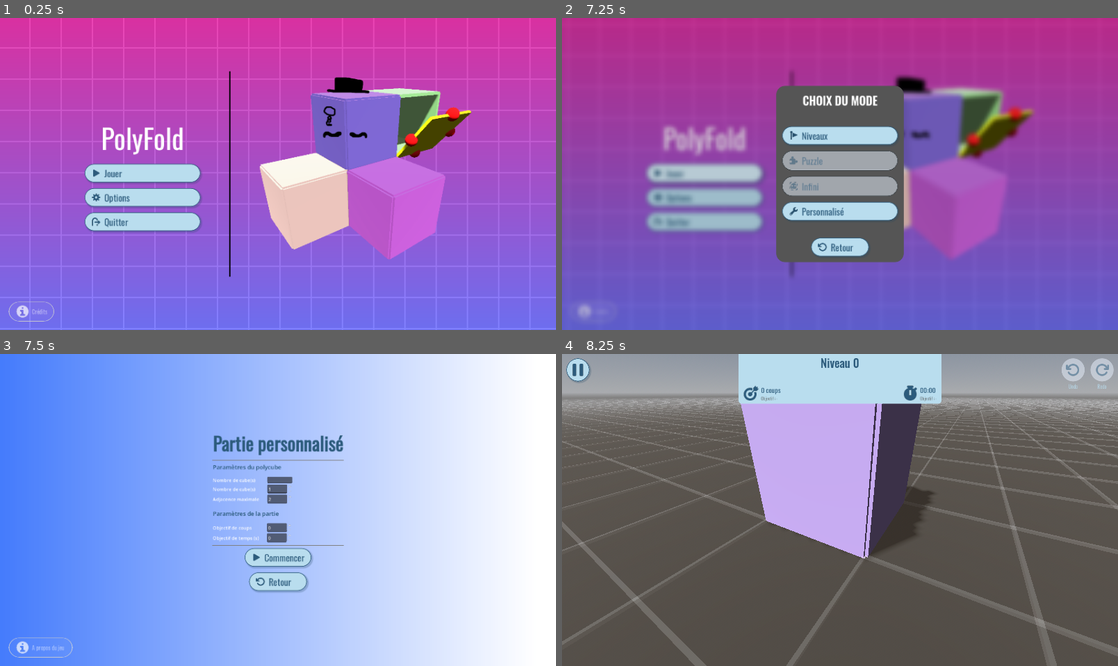
Above: before the commit, frames 1-4 (two rows, left to right).
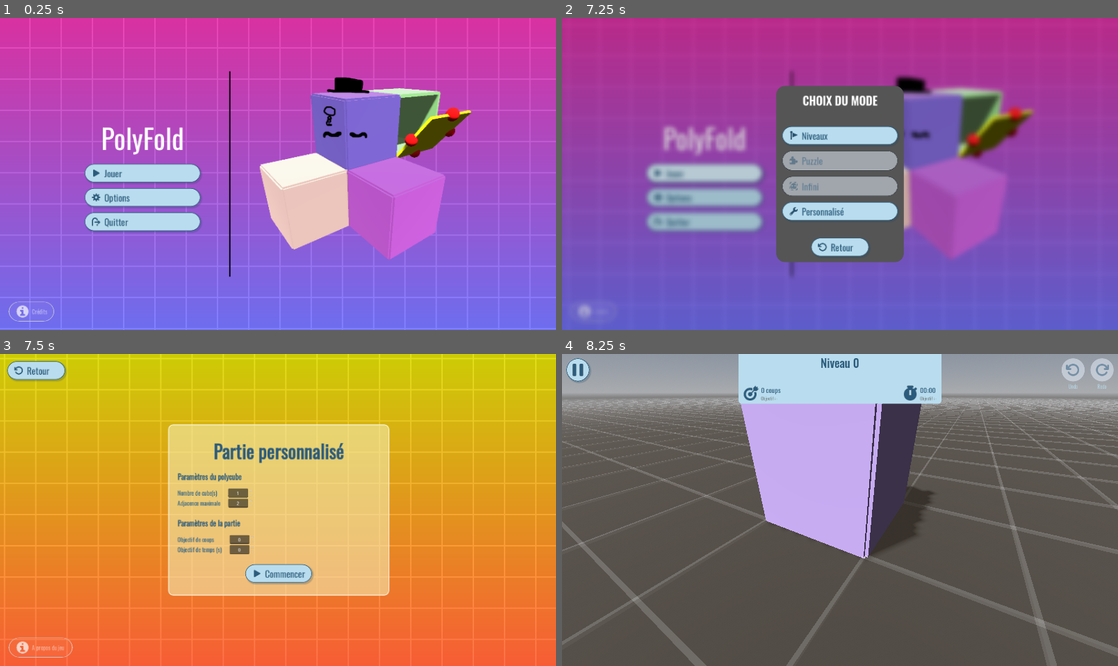
Above: after the commit, the same moments.

Repository: Turnute/PolyFold
Game: Godot game, scene res://scenes/interfaces/Menu.tscn
The game is run twice, just before and just after one commit, with the same random seed, the same clock (stepped at 60 frames per second) and the same inputs.
Inputs (mouse positions are in pixels of both pictures, inside the frame that each line leads up to):
- Up to frame 1 (0.25 s): no input
- Up to frame 2 (7.25 s): click "Jouer" at 0.5 s; click "Retour" at 1.25 s; click "Jouer" at 2 s; click "Crédits" at 2.75 s; click "Niveaux" at 3.5 s; click (662, 96) at 4.25 s; click "Crédits" at 5 s; click "Retour" at 5.75 s; click "Jouer" at 6.5 s
- Up to frame 3 (7.5 s): click "Personnalisé" at 7.25 s
- Up to frame 4 (8.25 s): click "Commencer" at 8 s

Frames 1-2 are identical in both runs. In frame 3, 100% of the frame differs, in the area x 0-100%, y 0-100%; in frame 4, nothing differs.

Commit message:
update ui of GameParamCustom

Diff:
--- a/polyfold/scenes/interfaces/GameParamCustom.tscn
+++ b/polyfold/scenes/interfaces/GameParamCustom.tscn
@@ -2,17 +2,35 @@
 
 [ext_resource type="Script" uid="uid://c6svl7wl1gvob" path="res://scripts/ui/GameParamCustom.gd" id="1_orwuu"]
 [ext_resource type="FontFile" uid="uid://bi2jok75ve7nd" path="res://assets/fonts/Oswald-VariableFont_wght.ttf" id="2_0u0y5"]
+[ext_resource type="Shader" uid="uid://cgpjs6l2n1hqx" path="res://scenes/shaders/grid_background.gdshader" id="2_j8388"]
 [ext_resource type="PackedScene" uid="uid://4s33upjasyn5" path="res://prefabs/interfaces/NavButton.tscn" id="3_q5wa3"]
 [ext_resource type="Texture2D" uid="uid://cjodlp5gky7ka" path="res://assets/icons/play.svg" id="4_23l5c"]
 [ext_resource type="PackedScene" uid="uid://2la5g75kyjxf" path="res://prefabs/interfaces/BackButton.tscn" id="5_j8388"]
 [ext_resource type="PackedScene" uid="uid://n1nupa36ocyr" path="res://prefabs/interfaces/HelpButton.tscn" id="7_jqbch"]
 
-[sub_resource type="Gradient" id="Gradient_ac62s"]
-offsets = PackedFloat32Array(0, 0.8694915)
-colors = PackedColorArray(0.26993462, 0.4844079, 0.988347, 1, 1, 1, 1, 1)
-
-[sub_resource type="GradientTexture1D" id="GradientTexture1D_3db7w"]
-gradient = SubResource("Gradient_ac62s")
+[sub_resource type="ShaderMaterial" id="ShaderMaterial_3db7w"]
+shader = ExtResource("2_j8388")
+shader_parameter/color_top = Color(0.8039216, 0.8, 0.023529412, 1)
+shader_parameter/color_bottom = Color(0.9939036, 0.2938506, 0.23741719, 1)
+shader_parameter/cell_size = 48.0
+shader_parameter/speed = 12.0
+shader_parameter/line_width = 1.5
+
+[sub_resource type="StyleBoxFlat" id="StyleBoxFlat_0u0y5"]
+bg_color = Color(0.9529412, 0.92941177, 0.7058824, 0.58431375)
+border_width_left = 2
+border_width_top = 2
+border_width_right = 2
+border_width_bottom = 2
+border_color = Color(1, 1, 1, 1)
+corner_radius_top_left = 16
+corner_radius_top_right = 16
+corner_radius_bottom_right = 16
+corner_radius_bottom_left = 16
+
+[sub_resource type="FontVariation" id="FontVariation_f2e7p"]
+base_font = ExtResource("2_0u0y5")
+variation_embolden = 1.0
 
 [sub_resource type="FontVariation" id="FontVariation_hlm2k"]
 base_font = ExtResource("2_0u0y5")
@@ -23,9 +41,29 @@
 font_size = 64
 font_color = Color(0.17254902, 0.35686275, 0.4862745, 1)
 
+[sub_resource type="FontVariation" id="FontVariation_q5wa3"]
+base_font = ExtResource("2_0u0y5")
+variation_embolden = 0.5
+
 [sub_resource type="StyleBoxEmpty" id="StyleBoxEmpty_3db7w"]
 
-[sub_resource type="StyleBoxEmpty" id="StyleBoxEmpty_6otgt"]
+[sub_resource type="FontVariation" id="FontVariation_23l5c"]
+base_font = ExtResource("2_0u0y5")
+
+[sub_resource type="FontVariation" id="FontVariation_otbwk"]
+base_font = ExtResource("2_0u0y5")
+
+[sub_resource type="StyleBoxEmpty" id="StyleBoxEmpty_j8388"]
+
+[sub_resource type="FontVariation" id="FontVariation_0u0y5"]
+base_font = ExtResource("2_0u0y5")
+variation_embolden = 0.5
+
+[sub_resource type="FontVariation" id="FontVariation_20krv"]
+base_font = ExtResource("2_0u0y5")
+
+[sub_resource type="FontVariation" id="FontVariation_jqbch"]
+base_font = ExtResource("2_0u0y5")
 
 [node name="GameParamCustom" type="Control" unique_id=1346635894]
 layout_mode = 3
@@ -36,7 +74,8 @@
 grow_vertical = 2
 script = ExtResource("1_orwuu")
 
-[node name="Background" type="TextureRect" parent="." unique_id=1062525419]
+[node name="Background" type="ColorRect" parent="." unique_id=2007528109]
+material = SubResource("ShaderMaterial_3db7w")
 layout_mode = 1
 anchors_preset = 15
 anchor_right = 1.0
@@ -44,175 +83,188 @@
 grow_horizontal = 2
 grow_vertical = 2
 scale = Vector2(1.1113402, 1.1577446)
-texture = SubResource("GradientTexture1D_3db7w")
-
-[node name="MarginContainer" type="MarginContainer" parent="." unique_id=1237686117]
+
+[node name="Header" type="MarginContainer" parent="." unique_id=951714709]
+layout_mode = 1
+offset_right = 200.0
+offset_bottom = 64.0
+theme_override_constants/margin_left = 25
+theme_override_constants/margin_top = 25
+theme_override_constants/margin_right = 25
+theme_override_constants/margin_bottom = 25
+
+[node name="BackButton" parent="Header" unique_id=614178926 instance=ExtResource("5_j8388")]
+layout_mode = 2
+
+[node name="PanelContainer" type="PanelContainer" parent="." unique_id=1829896714]
 layout_mode = 1
 anchors_preset = 8
 anchor_left = 0.5
 anchor_top = 0.5
 anchor_right = 0.5
 anchor_bottom = 0.5
-offset_left = -156.5
-offset_top = -109.0
-offset_right = 156.5
-offset_bottom = 109.0
+offset_left = -379.5
+offset_top = -296.0
+offset_right = 383.5
+offset_bottom = 296.0
 grow_horizontal = 2
 grow_vertical = 2
+theme_override_styles/panel = SubResource("StyleBoxFlat_0u0y5")
+
+[node name="MarginContainer" type="MarginContainer" parent="PanelContainer" unique_id=1237686117]
+layout_mode = 2
 theme_override_constants/margin_left = 30
 theme_override_constants/margin_top = 30
 theme_override_constants/margin_right = 30
 theme_override_constants/margin_bottom = 30
 
-[node name="VBoxContainer" type="VBoxContainer" parent="MarginContainer" unique_id=70337671]
-layout_mode = 2
-
-[node name="Title" type="Label" parent="MarginContainer/VBoxContainer" unique_id=1396326537]
+[node name="VBoxContainer" type="VBoxContainer" parent="PanelContainer/MarginContainer" unique_id=70337671]
+layout_mode = 2
+theme_override_constants/separation = 5
+alignment = 1
+
+[node name="Title" type="Label" parent="PanelContainer/MarginContainer/VBoxContainer" unique_id=1396326537]
 layout_mode = 2
 theme_override_colors/font_color = Color(0.17254902, 0.35686275, 0.4862745, 1)
+theme_override_fonts/font = SubResource("FontVariation_f2e7p")
 theme_override_font_sizes/font_size = 80
 text = "GAME_PARAM_CUSTOM_TITLE"
 label_settings = SubResource("LabelSettings_4p8d8")
 horizontal_alignment = 1
 
-[node name="HSeparator" type="HSeparator" parent="MarginContainer/VBoxContainer" unique_id=1395680831]
+[node name="HSeparator" type="HSeparator" parent="PanelContainer/MarginContainer/VBoxContainer" unique_id=1395680831]
 layout_mode = 2
 theme_override_constants/separation = 12
 
-[node name="ParamPolycube" type="Label" parent="MarginContainer/VBoxContainer" unique_id=121148548]
+[node name="ParamPolycube" type="Label" parent="PanelContainer/MarginContainer/VBoxContainer" unique_id=121148548]
 layout_mode = 2
 theme_override_colors/font_color = Color(0.17254902, 0.35686275, 0.4862745, 1)
-theme_override_font_sizes/font_size = 20
+theme_override_fonts/font = SubResource("FontVariation_q5wa3")
+theme_override_font_sizes/font_size = 25
 text = "GAME_PARAM_CUSTOM_POLYCUBE"
 
-[node name="HSeparator6" type="HSeparator" parent="MarginContainer/VBoxContainer" unique_id=1005561515]
+[node name="HSeparator6" type="HSeparator" parent="PanelContainer/MarginContainer/VBoxContainer" unique_id=1005561515]
 layout_mode = 2
 theme_override_constants/separation = 12
 theme_override_styles/separator = SubResource("StyleBoxEmpty_3db7w")
 
-[node name="GridContainer1" type="GridContainer" parent="MarginContainer/VBoxContainer" unique_id=1747997594]
+[node name="GridContainer1" type="GridContainer" parent="PanelContainer/MarginContainer/VBoxContainer" unique_id=1747997594]
 layout_mode = 2
 columns = 3
 
-[node name="PolycubeFileLab" type="Label" parent="MarginContainer/VBoxContainer/GridContainer1" unique_id=641276878]
-layout_mode = 2
+[node name="NbCubeLab" type="Label" parent="PanelContainer/MarginContainer/VBoxContainer/GridContainer1" unique_id=1204704111]
+layout_mode = 2
+theme_override_colors/font_color = Color(0.1882353, 0.38431373, 0.52156866, 1)
+theme_override_fonts/font = SubResource("FontVariation_23l5c")
+theme_override_font_sizes/font_size = 20
 text = "GAME_PARAM_CUSTOM_CUBE"
 
-[node name="MarginContainer4" type="MarginContainer" parent="MarginContainer/VBoxContainer/GridContainer1" unique_id=511093748]
-layout_mode = 2
-theme_override_constants/margin_left = 10
-theme_override_constants/margin_top = 10
-theme_override_constants/margin_right = 10
-theme_override_constants/margin_bottom = 10
-
-[node name="PolycubeFile" type="TextEdit" parent="MarginContainer/VBoxContainer/GridContainer1" unique_id=43441965]
-unique_name_in_owner = true
-layout_mode = 2
-
-[node name="NbCubeLab" type="Label" parent="MarginContainer/VBoxContainer/GridContainer1" unique_id=1204704111]
-layout_mode = 2
-text = "GAME_PARAM_CUSTOM_CUBE"
-
-[node name="MarginContainer2" type="MarginContainer" parent="MarginContainer/VBoxContainer/GridContainer1" unique_id=1059952334]
-layout_mode = 2
-theme_override_constants/margin_left = 10
-theme_override_constants/margin_top = 10
-theme_override_constants/margin_right = 10
-theme_override_constants/margin_bottom = 10
-
-[node name="NbCube" type="SpinBox" parent="MarginContainer/VBoxContainer/GridContainer1" unique_id=794122052]
+[node name="MarginContainer2" type="MarginContainer" parent="PanelContainer/MarginContainer/VBoxContainer/GridContainer1" unique_id=1059952334]
+layout_mode = 2
+theme_override_constants/margin_left = 10
+theme_override_constants/margin_top = 10
+theme_override_constants/margin_right = 10
+theme_override_constants/margin_bottom = 10
+
+[node name="NbCube" type="SpinBox" parent="PanelContainer/MarginContainer/VBoxContainer/GridContainer1" unique_id=794122052]
 unique_name_in_owner = true
 layout_mode = 2
 min_value = 1.0
 value = 1.0
-
-[node name="MaxAdjLab" type="Label" parent="MarginContainer/VBoxContainer/GridContainer1" unique_id=845937532]
-layout_mode = 2
+alignment = 1
+
+[node name="MaxAdjLab" type="Label" parent="PanelContainer/MarginContainer/VBoxContainer/GridContainer1" unique_id=845937532]
+layout_mode = 2
+theme_override_colors/font_color = Color(0.1882353, 0.38431373, 0.52156866, 1)
+theme_override_fonts/font = SubResource("FontVariation_otbwk")
+theme_override_font_sizes/font_size = 20
 text = "GAME_PARAM_CUSTOM_ADJ"
 
-[node name="MarginContainer3" type="MarginContainer" parent="MarginContainer/VBoxContainer/GridContainer1" unique_id=1530428683]
-layout_mode = 2
-theme_override_constants/margin_left = 10
-theme_override_constants/margin_top = 10
-theme_override_constants/margin_right = 10
-theme_override_constants/margin_bottom = 10
-
-[node name="MaxAdj" type="SpinBox" parent="MarginContainer/VBoxContainer/GridContainer1" unique_id=1169986843]
+[node name="MarginContainer3" type="MarginContainer" parent="PanelContainer/MarginContainer/VBoxContainer/GridContainer1" unique_id=1530428683]
+layout_mode = 2
+theme_override_constants/margin_left = 10
+theme_override_constants/margin_top = 10
+theme_override_constants/margin_right = 10
+theme_override_constants/margin_bottom = 10
+
+[node name="MaxAdj" type="SpinBox" parent="PanelContainer/MarginContainer/VBoxContainer/GridContainer1" unique_id=1169986843]
 unique_name_in_owner = true
 layout_mode = 2
 min_value = 2.0
 max_value = 6.0
 value = 2.0
-
-[node name="HSeparator4" type="HSeparator" parent="MarginContainer/VBoxContainer" unique_id=1391649159]
-layout_mode = 2
-theme_override_constants/separation = 12
-
-[node name="Label" type="Label" parent="MarginContainer/VBoxContainer" unique_id=824371109]
+alignment = 1
+
+[node name="HSeparator4" type="HSeparator" parent="PanelContainer/MarginContainer/VBoxContainer" unique_id=1391649159]
+layout_mode = 2
+theme_override_constants/separation = 25
+theme_override_styles/separator = SubResource("StyleBoxEmpty_j8388")
+
+[node name="Label" type="Label" parent="PanelContainer/MarginContainer/VBoxContainer" unique_id=824371109]
 layout_mode = 2
 theme_override_colors/font_color = Color(0.17254902, 0.35686275, 0.4862745, 1)
-theme_override_font_sizes/font_size = 20
+theme_override_fonts/font = SubResource("FontVariation_0u0y5")
+theme_override_font_sizes/font_size = 25
 text = "GAME_PARAM_CUSTOM_ROUND"
 
-[node name="HSeparator5" type="HSeparator" parent="MarginContainer/VBoxContainer" unique_id=1276100034]
+[node name="HSeparator5" type="HSeparator" parent="PanelContainer/MarginContainer/VBoxContainer" unique_id=1276100034]
 layout_mode = 2
 theme_override_constants/separation = 12
 theme_override_styles/separator = SubResource("StyleBoxEmpty_3db7w")
 
-[node name="GridContainer2" type="GridContainer" parent="MarginContainer/VBoxContainer" unique_id=1264893848]
+[node name="GridContainer2" type="GridContainer" parent="PanelContainer/MarginContainer/VBoxContainer" unique_id=1264893848]
 layout_mode = 2
 columns = 3
 
-[node name="MOVE_GOAL" type="Label" parent="MarginContainer/VBoxContainer/GridContainer2" unique_id=164361365]
-layout_mode = 2
+[node name="MOVE_GOAL" type="Label" parent="PanelContainer/MarginContainer/VBoxContainer/GridContainer2" unique_id=164361365]
+layout_mode = 2
+theme_override_colors/font_color = Color(0.18973714, 0.38572815, 0.5235242, 1)
+theme_override_fonts/font = SubResource("FontVariation_20krv")
+theme_override_font_sizes/font_size = 20
 text = "GAME_PARAM_CUSTOM_MOVE_GOAL"
 
-[node name="MarginContainer" type="MarginContainer" parent="MarginContainer/VBoxContainer/GridContainer2" unique_id=734877247]
-layout_mode = 2
-theme_override_constants/margin_left = 10
-theme_override_constants/margin_top = 10
-theme_override_constants/margin_right = 10
-theme_override_constants/margin_bottom = 10
-
-[node name="MoveGoal" type="SpinBox" parent="MarginContainer/VBoxContainer/GridContainer2" unique_id=399294359]
-unique_name_in_owner = true
-layout_mode = 2
-
-[node name="TIME_GOAL" type="Label" parent="MarginContainer/VBoxContainer/GridContainer2" unique_id=193647032]
-layout_mode = 2
+[node name="MarginContainer" type="MarginContainer" parent="PanelContainer/MarginContainer/VBoxContainer/GridContainer2" unique_id=734877247]
+layout_mode = 2
+theme_override_constants/margin_left = 10
+theme_override_constants/margin_top = 10
+theme_override_constants/margin_right = 10
+theme_override_constants/margin_bottom = 10
+
+[node name="MoveGoal" type="SpinBox" parent="PanelContainer/MarginContainer/VBoxContainer/GridContainer2" unique_id=399294359]
+unique_name_in_owner = true
+layout_mode = 2
+alignment = 1
+
+[node name="TIME_GOAL" type="Label" parent="PanelContainer/MarginContainer/VBoxContainer/GridContainer2" unique_id=193647032]
+layout_mode = 2
+theme_override_colors/font_color = Color(0.1882353, 0.38431373, 0.52156866, 1)
+theme_override_fonts/font = SubResource("FontVariation_jqbch")
+theme_override_font_sizes/font_size = 20
 text = "GAME_PARAM_CUSTOM_TIME_GOAL"
 
-[node name="MarginContainer2" type="MarginContainer" parent="MarginContainer/VBoxContainer/GridContainer2" unique_id=1278644303]
-layout_mode = 2
-theme_override_constants/margin_left = 10
-theme_override_constants/margin_top = 10
-theme_override_constants/margin_right = 10
-theme_override_constants/margin_bottom = 10
-
-[node name="TimeGoal" type="SpinBox" parent="MarginContainer/VBoxContainer/GridContainer2" unique_id=702565353]
-unique_name_in_owner = true
-layout_mode = 2
-
-[node name="HSeparator2" type="HSeparator" parent="MarginContainer/VBoxContainer" unique_id=313377487]
-layout_mode = 2
-theme_override_constants/separation = 12
-
-[node name="StartButton" parent="MarginContainer/VBoxContainer" unique_id=614178926 instance=ExtResource("3_q5wa3")]
+[node name="MarginContainer2" type="MarginContainer" parent="PanelContainer/MarginContainer/VBoxContainer/GridContainer2" unique_id=1278644303]
+layout_mode = 2
+theme_override_constants/margin_left = 10
+theme_override_constants/margin_top = 10
+theme_override_constants/margin_right = 10
+theme_override_constants/margin_bottom = 10
+
+[node name="TimeGoal" type="SpinBox" parent="PanelContainer/MarginContainer/VBoxContainer/GridContainer2" unique_id=702565353]
+unique_name_in_owner = true
+layout_mode = 2
+alignment = 1
+
+[node name="HSeparator2" type="HSeparator" parent="PanelContainer/MarginContainer/VBoxContainer" unique_id=313377487]
+layout_mode = 2
+theme_override_constants/separation = 25
+
+[node name="StartButton" parent="PanelContainer/MarginContainer/VBoxContainer" unique_id=1085229077 instance=ExtResource("3_q5wa3")]
 unique_name_in_owner = true
 custom_minimum_size = Vector2(200, 64)
 layout_mode = 2
 size_flags_horizontal = 4
 text = "BUTTON_START"
 icon = ExtResource("4_23l5c")
-
-[node name="HSeparator3" type="HSeparator" parent="MarginContainer/VBoxContainer" unique_id=1469480911]
-layout_mode = 2
-theme_override_constants/separation = 12
-theme_override_styles/separator = SubResource("StyleBoxEmpty_6otgt")
-
-[node name="BackButton" parent="MarginContainer/VBoxContainer" unique_id=1336113725 instance=ExtResource("5_j8388")]
-layout_mode = 2
-size_flags_horizontal = 4
 
 [node name="Footer" type="MarginContainer" parent="." unique_id=460263239]
 layout_mode = 1
@@ -234,8 +286,8 @@
 layout_mode = 2
 text = "ABOUT"
 
-[connection signal="pressed" from="MarginContainer/VBoxContainer/StartButton" to="." method="_on_start_button_pressed"]
-[connection signal="pressed" from="MarginContainer/VBoxContainer/BackButton" to="." method="_on_back_button_pressed"]
+[connection signal="pressed" from="Header/BackButton" to="." method="_on_back_button_pressed"]
+[connection signal="pressed" from="PanelContainer/MarginContainer/VBoxContainer/StartButton" to="." method="_on_start_button_pressed"]
 [connection signal="pressed" from="Footer/HBoxContainer/HelpButton" to="." method="_on_help_button_pressed"]
 
-[editable path="MarginContainer/VBoxContainer/StartButton"]
+[editable path="PanelContainer/MarginContainer/VBoxContainer/StartButton"]
